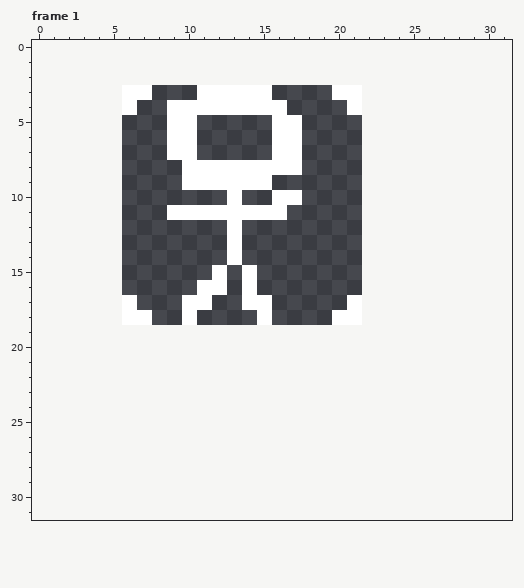
A pixel-art file gets an edit: Things/Player/player.aseprite. The first picture shows the starting point.
16x16 pixels, 1 frame. Shown: frame 1. The old version is drawn lined up with the new one, on the new canvas. The commit also changed other frames, which this record leaves out.
Once edited:
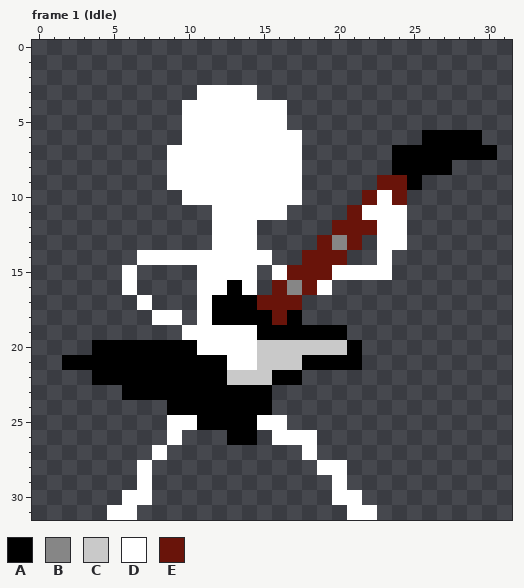
Palette (. is transparent): A #000000  B #868686  C #c9c9c9  D #ffffff  E #69140a
What changed:
canvas 16x16 -> 32x32, the old top-left corner now at 6,3
Frame 1 (Idle):
y 3: x 6..7 DD -> ..; x 15 D -> .; x 20..21 DD -> ..
y 4: x 6 D -> .; x 9 D -> .; x 21 D -> .
y 5: x 9 D -> .; x 11..15 ..... -> DDDDD; x 17 D -> .
y 6: x 9 D -> .; x 11..15 ..... -> DDDDD; x 26..29 .... -> AAAA
y 7: x 11..15 ..... -> DDDDD; x 24..30 ....... -> AAAAAAA
y 8: x 9 . -> D; x 24..27 .... -> AAAA
y 9: x 9 . -> D; x 16..17 .. -> DD; x 23..25 ... -> EEA
y 10: x 10..12 ... -> DDD; x 14..15 .. -> DD; x 22..24 ... -> EDE
y 11: x 9..11 DDD -> ...; x 21..24 .... -> EDDD
y 12: x 12 . -> D; x 14 . -> D; x 20..24 ..... -> EEEDD
y 13: x 12 . -> D; x 14 . -> D; x 19..21 ... -> EBE; x 23..24 .. -> DD
y 14: x 7..12 ...... -> DDDDDD; x 14..15 .. -> DD; x 18..20 ... -> EEE; x 23 . -> D
y 15: x 6 . -> D; x 11 . -> D; x 13 . -> D; x 16..23 ........ -> DEEEDDDD
y 16: x 6 . -> D; x 13 . -> A; x 16..19 .... -> EBED
y 17: x 6..7 D. -> .D; x 10 D -> .; x 12..17 ..DD.. -> AAAEEE; x 21 D -> .
y 18: x 6..17 DD..D....D.. -> ..DD.DAAAAEA; x 20..21 DD -> ..
y 19: x 10..20 ........... -> DDDDDAAAAAA
y 20: x 4..21 .................. -> AAAAAAADDDDCCCCCCA
y 21: x 2..21 .................... -> AAAAAAAAAAADDCCCAAAA
y 22: x 4..17 .............. -> AAAAAAAAACCCAA
y 23: x 6..15 .......... -> AAAAAAAAAA
y 24: x 9..15 ....... -> AAAAAAA
y 25: x 9..16 ........ -> DDAAAADD
y 26: x 9 . -> D; x 13..14 .. -> AA; x 16..18 ... -> DDD
y 27: x 8 . -> D; x 18 . -> D
y 28: x 7 . -> D; x 19..20 .. -> DD
y 29: x 7 . -> D; x 20 . -> D
y 30: x 6..7 .. -> DD; x 20..21 .. -> DD
y 31: x 5..6 .. -> DD; x 21..22 .. -> DD
